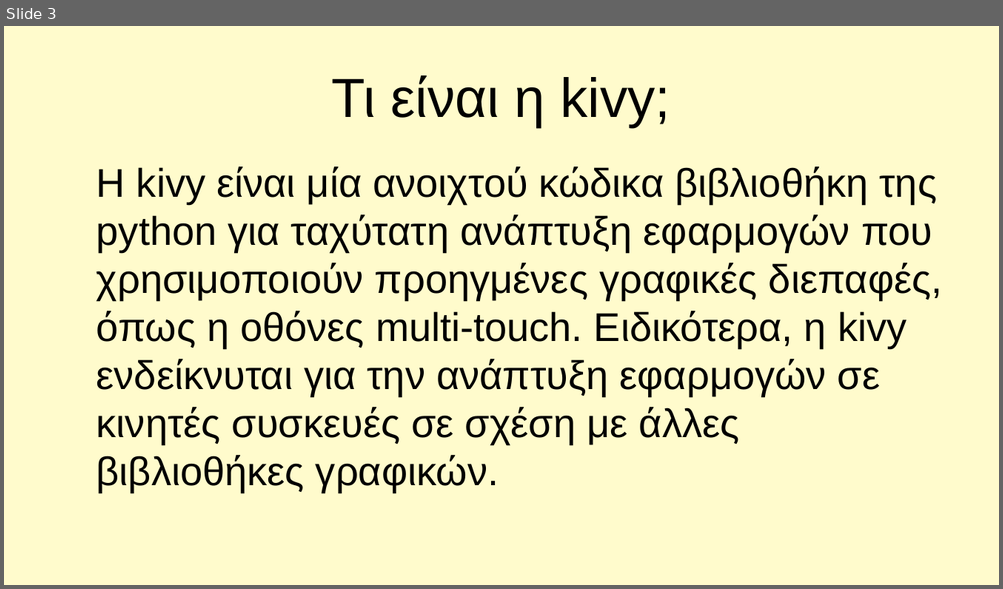
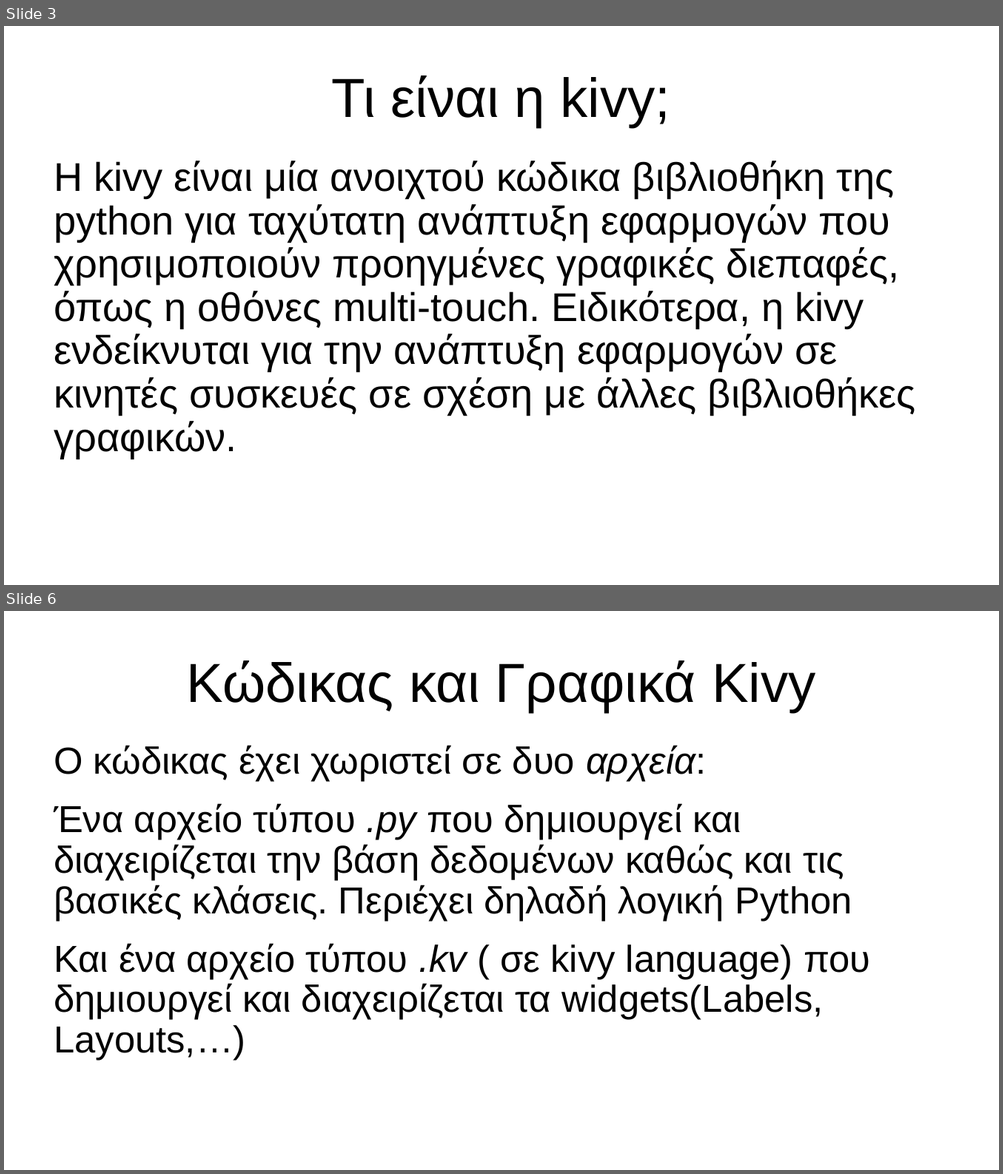
Before and after one commit to SlowGahnoo/pyContacts, a slide deck: presentation45.odp. Shown one above the other, each under a label of ours: slide 3 before the commit, slides 3 and 6 after it; the slides between them are not shown. The pictures are 1003x589 and 1003x1174 pixels, drawn with LibreOffice and Linux fonts; fonts in the diff are those of the drawing. Boxes give left, top, right and bottom in pixels: in the first picture for what was removed or moved away, otherwise in the second. Text is boxed around its words. In the diff, an @@ line names an element or a change of style, - is before the commit and + after.

```diff
--- a/presentation45.odp
+++ b/presentation45.odp
@@ slide 6 added at bbox=[4, 611, 999, 1170], background #FFFFFF @@
@@ title added at bbox=[187, 661, 816, 712], 44 pt, text #000000 @@
+Κώδικας και Γραφικά Kivy
@@ text added at bbox=[54, 745, 870, 1061], 30 pt, text #000000 @@
+O κώδικας έχει χωριστεί σε δυο αρχεία:
+Ένα αρχείο τύπου .py που δημιουργεί και διαχειρίζεται την βάση δεδομένων καθώς και τις βασικές κλάσεις. Περιέχει δηλαδή λογική Python
+Και ένα αρχείο τύπου .kv ( σε kivy language) που δημιουργεί και διαχειρίζεται τα widgets(Labels, Layouts,…)
@@ slide 3 changed as well @@
@@ background #FFFBCC to #FFFFFF @@
@@ text "Η kivy είναι μία ανοιχτού ..." at bbox=[54, 161, 916, 458]: indent changed; line spacing 1 to 0.9 @@
```
Also in this commit, not shown: 8 other slides changed, 2 other slides added.
